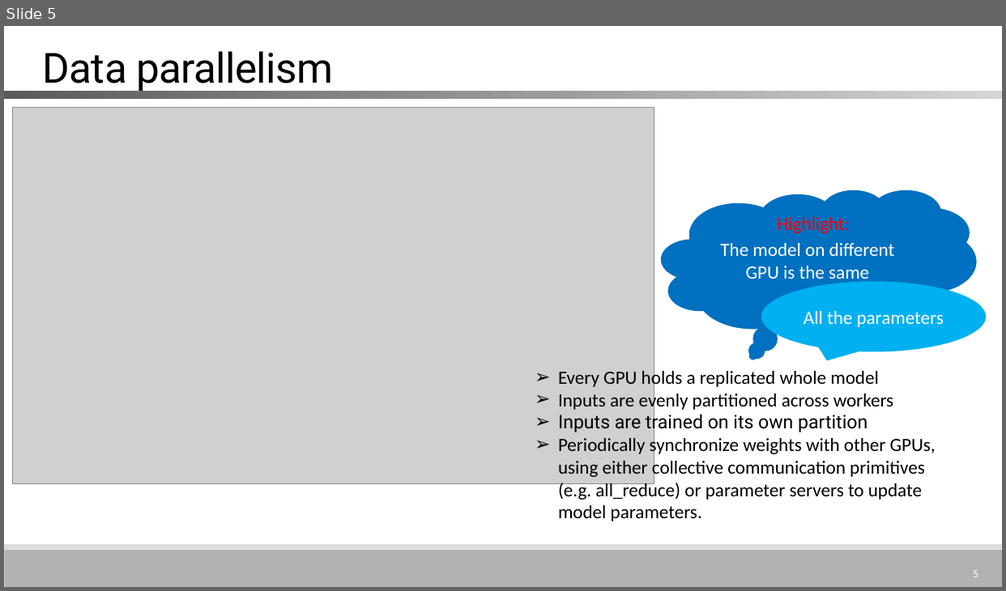
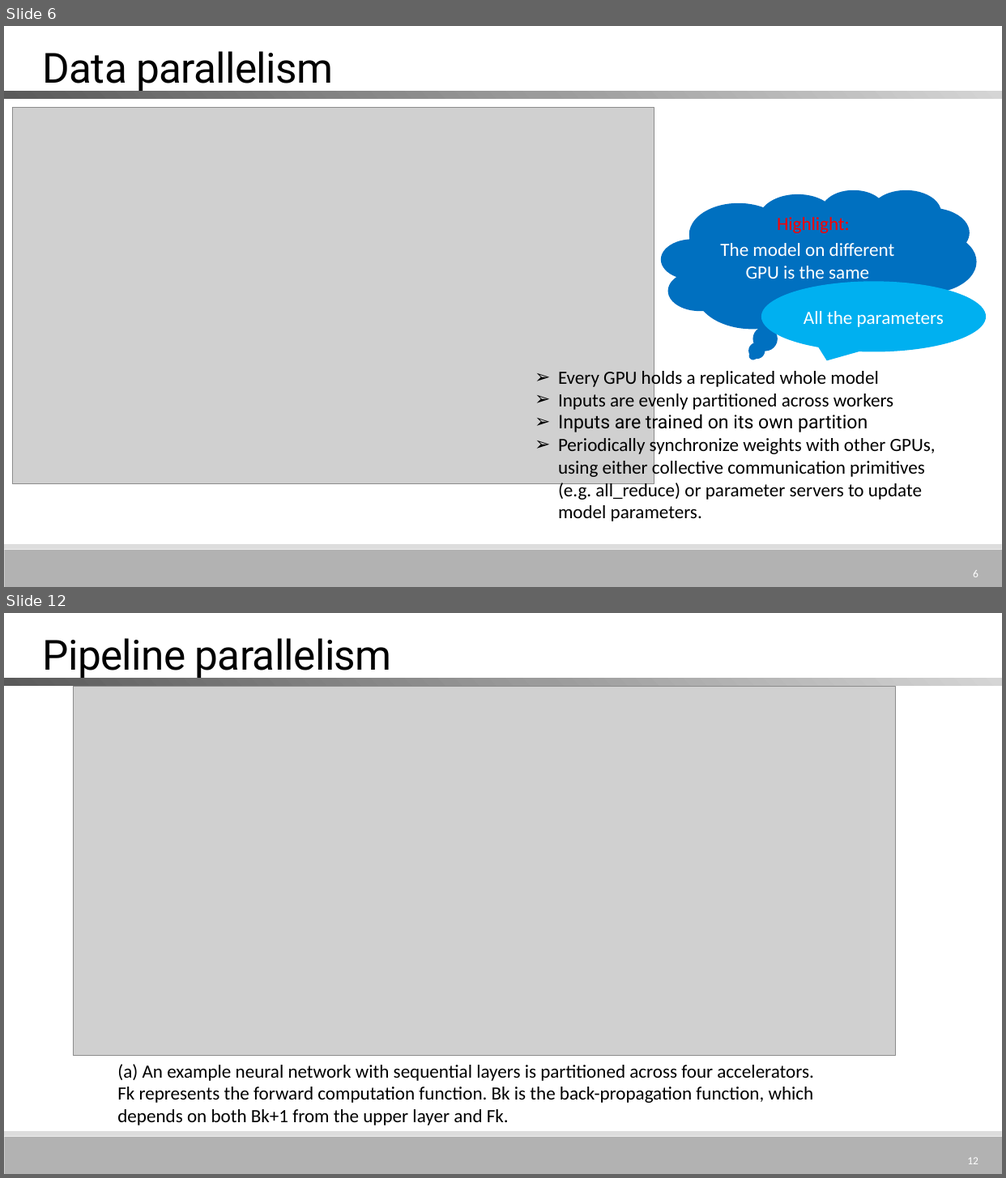
Before and after one commit to MitchellX/RecordCommand, a slide deck: GPipe.pptx. Shown one above the other, each under a label of ours: slide 5 before the commit, slides 6 and 12 after it; the slides between them are not shown. The pictures are 1006x591 and 1006x1178 pixels, drawn with LibreOffice and Linux fonts; fonts in the diff are those of the drawing; grey boxes stand for pictures. Boxes give left, top, right and bottom in pixels: in the first picture for what was removed or moved away, otherwise in the second. Text is boxed around its words. In the diff, an @@ line names an element or a change of style, - is before the commit and + after.

```diff
--- a/GPipe.pptx
+++ b/GPipe.pptx
@@ slide 12 added at bbox=[4, 613, 1002, 1174], background #FFFFFF; not listed: 2 template elements that a slide beside it also shows @@
@@ title added at bbox=[43, 638, 392, 680], 40 pt, text #000000 @@
+Pipeline parallelism
@@ rectangle added at bbox=[4, 678, 1002, 686], fill gradient #D5D5D5 to #9B9B9B to #5A5A5A @@
@@ picture added at bbox=[74, 687, 896, 1055] @@
@@ text added at bbox=[117, 1064, 814, 1126], 18 pt, text #000000 @@
+(a) An example neural network with sequential layers is partitioned across four accelerators.
+Fk represents the forward computation function. Bk is the back-propagation function, which depends on both Bk+1 from the upper layer and Fk.
@@ page number added at bbox=[967, 1157, 978, 1165], 10.5 pt, text #FFFFFF @@
+12
@@ what was slide 5 is now slide 6 @@
@@ page number at bbox=[973, 570, 978, 578]: text changed @@
-5
+6
```
Also in this commit, not shown: 11 slides changed, 16 other slides added, 12 slides removed.
